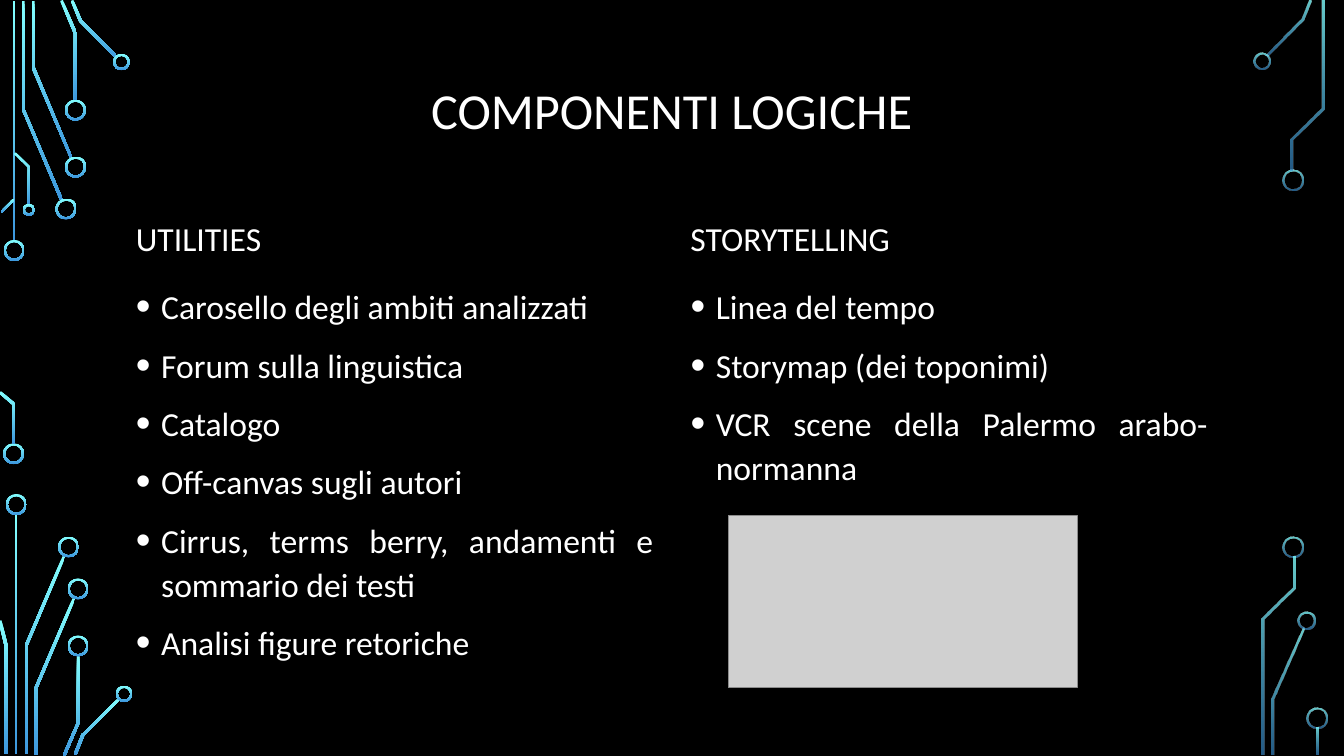
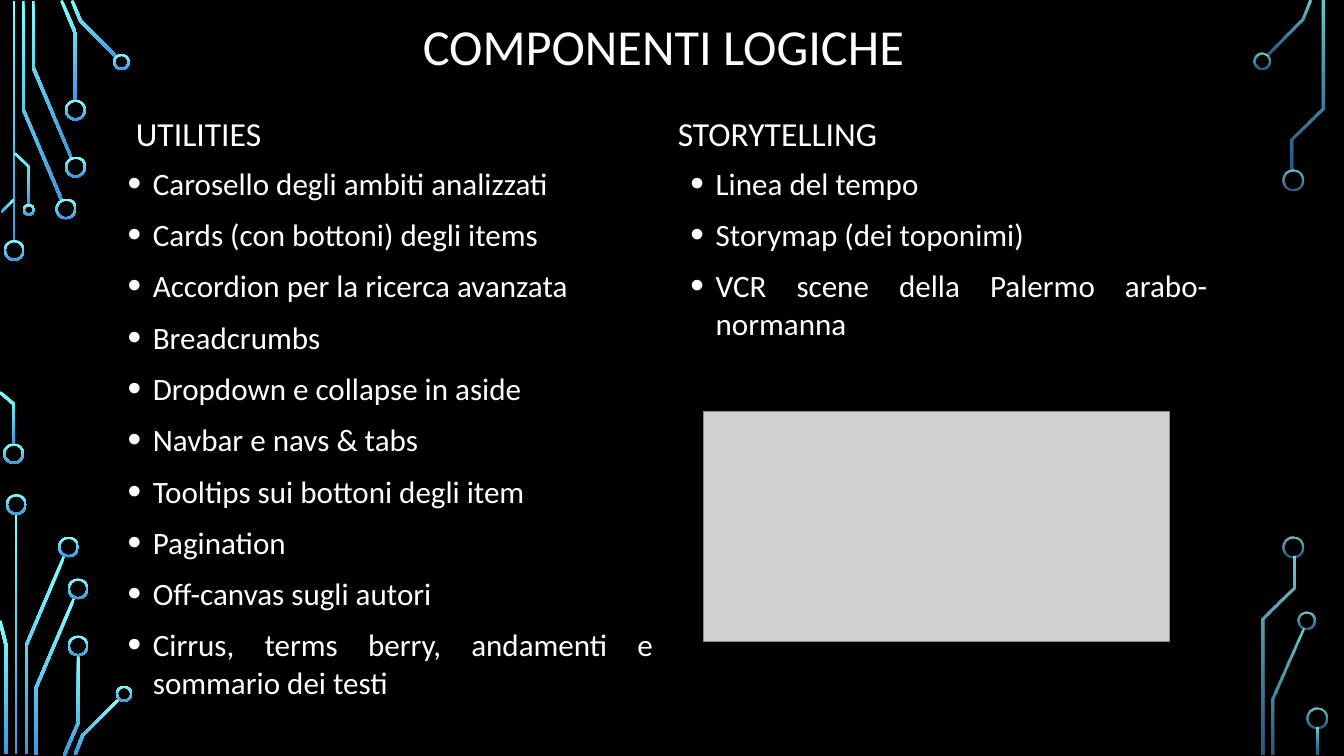
Before and after one commit to Fede7700/Siqilliyya_esame_dh, a slide deck: slide 3 of powerpoint/siqilliyya2_definitivo.pptx. Drawn at 1344x756 pixels with LibreOffice and Linux fonts; fonts in the diff are those of the drawing; grey boxes stand for pictures; background and template pictures are left out. Boxes give left, top, right and bottom in pixels: in the first picture for what was removed or moved away, otherwise in the second. Text is boxed around its words. In the diff, an @@ line names an element or a change of style, - is before the commit and + after.

Commit message:
componenti_logiche

```diff
--- a/powerpoint/siqilliyya2_definitivo.pptx
+++ b/powerpoint/siqilliyya2_definitivo.pptx
@@ title "COMPONENTI LOGICHE": place and size @@
-title "COMPONENTI LOGICHE" at (431, 96, 912, 130)
+title "COMPONENTI LOGICHE" at (423, 32, 904, 66)
@@ text "UTILITIES": place and size @@
-text "UTILITIES" at (136, 229, 261, 252)
+text "UTILITIES" at (136, 124, 261, 147)
@@ text "STORYTELLING": place and size @@
-text "STORYTELLING" at (690, 229, 889, 252)
+text "STORYTELLING" at (678, 124, 877, 147)
@@ text "Carosello degli ambiti analizzati": place and size @@
-text "Carosello degli ambiti analizzati" at (161, 295, 653, 661)
+text "Carosello degli ambiti analizzati" at (153, 173, 607, 695)
@@ text at (153, 173, 607, 695): size 24 to 22.2 pt in "Carosello degli ambiti analizzati", "Off-canvas sugli autori", "Cirrus, terms berry, andamenti e sommario dei ..."; line spacing 1.1 to 1 @@
@@ text "Linea del tempo": place and size @@
-text "Linea del tempo" at (716, 295, 1208, 481)
+text "Linea del tempo" at (716, 173, 1207, 298)
@@ text "Linea del tempo" at (716, 173, 1207, 298): size 24 to 22.2 pt; line spacing 1.1 to 1 @@
@@ text at (153, 223, 567, 560): text changed; size 24 to 22.2 pt @@
-• Forum sulla linguistica
-• Catalogo
+• Cards (con bottoni) degli items
+• Accordion per la ricerca avanzata
+• Breadcrumbs
+• Dropdown e collapse in aside
+• Navbar e navs & tabs
+• Tooltips sui bottoni degli item
+• Pagination
@@ picture: place and size @@
-picture at (729, 516, 1078, 689)
+picture at (704, 411, 1170, 641)
@@ text at (161, 631, 469, 661): paragraph removed @@
-• Analisi figure retoriche
```
